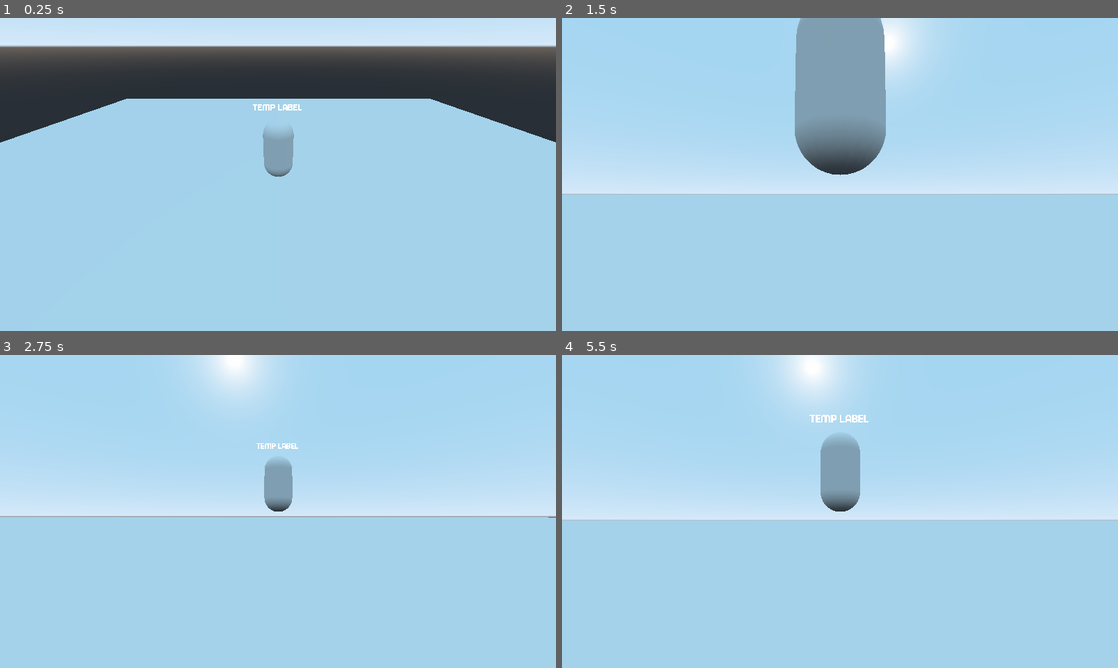
Above: before the commit, frames 1-4 (two rows, left to right).
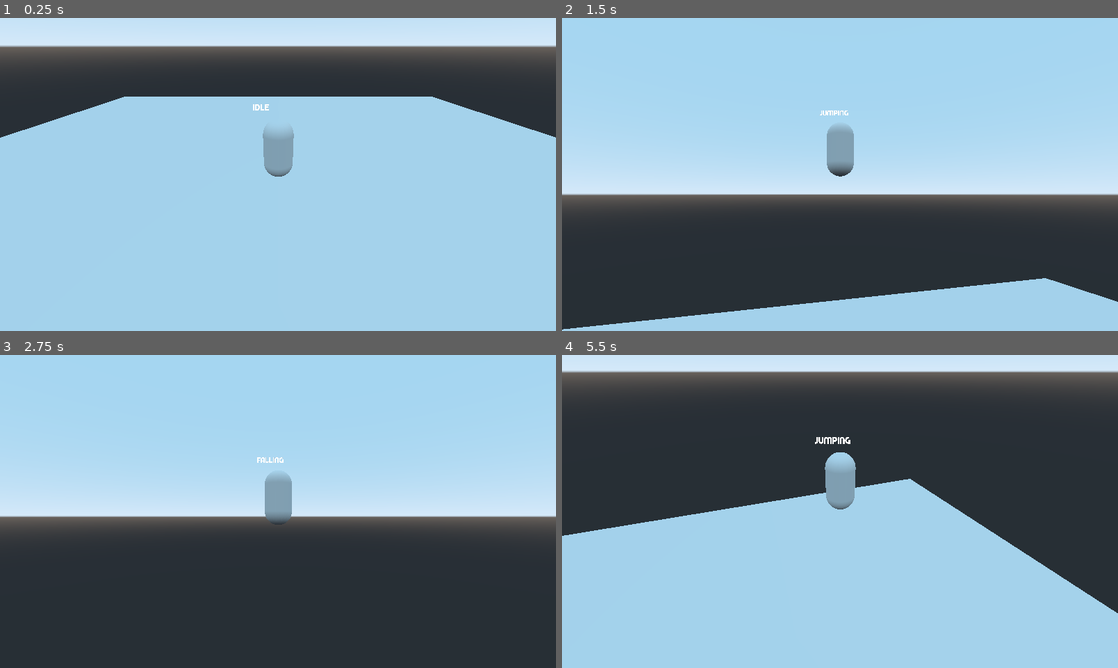
Above: after the commit, the same moments.

Repository: ChewieCB/LD49
Game: Godot game, scene res://src/levels/test_level/TestLevel.tscn
Same seed, same stepped clock (60 frames per second), same inputs: the game is played once before the commit and once after it. This scene is started directly instead of the project's main scene.
Inputs (mouse positions are in pixels of both pictures, inside the frame that each line leads up to):
- Up to frame 1 (0.25 s): no input
- Up to frame 2 (1.5 s): tap Enter at 0.5 s; move the mouse to (867, 174) at 0.52 s; hold Space (p1_jump) 0.53-1.28 s; hold W (p1_move_forwards) from 0.53 s (still down); move the mouse to (812, 174) at 1.27 s; tap Space (p1_jump) at 1.35 s
- Up to frame 3 (2.75 s): keep holding W (p1_move_forwards); tap Space (p1_jump) at 1.52, 1.82 s; move the mouse to (289, 505) at 2.02 s; hold Space (p1_jump) from 2.03 s (still down)
- Up to frame 4 (5.5 s): keep holding W (p1_move_forwards); move the mouse to (834, 517) at 2.77 s; release Space (p1_jump) at 2.78 s; tap Space (p1_jump) at 2.85, 3.02, 3.32, 4.35, 4.52, 4.82 s; move the mouse to (878, 514) at 3.52 s; hold Space (p1_jump) 3.53-4.28 s; tap R (reset) at 4.15 s; move the mouse to (795, 508) at 4.27 s; move the mouse to (845, 511) at 5.02 s; hold Space (p1_jump) from 5.03 s (still down)

The runs differ from the first frame. In frame 1, 1.0% of the frame differs, in the area x 0-100%, y 25-40%; in frame 2, 43%; in frame 3, 51%; in frame 4, 56%, in the area x 0-100%, y 0-83%.

Commit message:
Added Basic 3rd Person Movement States

Diff:
--- a/project.godot
+++ b/project.godot
@@ -65,7 +65,7 @@
 p1_move_left={
 "deadzone": 0.5,
 "events": [ Object(InputEventKey,"resource_local_to_scene":false,"resource_name":"","device":0,"alt":false,"shift":false,"control":false,"meta":false,"command":false,"pressed":false,"scancode":65,"unicode":0,"echo":false,"script":null)
-, Object(InputEventJoypadMotion,"resource_local_to_scene":false,"resource_name":"","device":0,"axis":1,"axis_value":1.0,"script":null)
+, Object(InputEventJoypadMotion,"resource_local_to_scene":false,"resource_name":"","device":0,"axis":0,"axis_value":-1.0,"script":null)
  ]
 }
 p1_move_right={
--- a/src/player/PlayerRig.tscn
+++ b/src/player/PlayerRig.tscn
@@ -6,7 +6,7 @@
 [node name="PlayerRig" type="Spatial"]
 
 [node name="CameraPivot" parent="." instance=ExtResource( 1 )]
-transform = Transform( -3.78552e-08, 2.18557e-08, 1, 0.5, 0.866025, 0, -0.866025, 0.5, -4.37114e-08, 0, 2.29103, 0 )
+transform = Transform( -3.78552e-08, 2.18557e-08, 1, 0.5, 0.866025, 0, -0.866025, 0.5, -4.37114e-08, 0, 3.69008, 0 )
 camera_target = NodePath("../Player")
 
 [node name="Player" parent="." instance=ExtResource( 2 )]
--- a/src/player/camera/CameraPivot.tscn
+++ b/src/player/camera/CameraPivot.tscn
@@ -8,7 +8,7 @@
 transform = Transform( -3.78552e-08, 2.18557e-08, 1, 0.5, 0.866025, 0, -0.866025, 0.5, -4.37114e-08, 0, 2, -1 )
 script = ExtResource( 1 )
 
-[node name="Camera" type="ClippedCamera" parent="."]
+[node name="Camera" type="Camera" parent="."]
 transform = Transform( -4.37114e-08, 0, 1, 0, 1, 0, -1, 0, -4.37114e-08, 16, 0, 0 )
 current = true
 near = 0.01
@@ -20,11 +20,9 @@
 shape = SubResource( 1 )
 
 [node name="MinRayCast" type="RayCast" parent="."]
-enabled = true
 cast_to = Vector3( 5, 0, 0 )
 
 [node name="MaxRayCast" type="RayCast" parent="."]
-enabled = true
 cast_to = Vector3( 16, 0, 0 )
 
 [node name="Tween" type="Tween" parent="."]
--- a/src/player/camera/camera_controller.gd
+++ b/src/player/camera/camera_controller.gd
@@ -62,11 +62,11 @@
 				Input.get_action_strength("p1_camera_up") - Input.get_action_strength("p1_camera_down")
 			) * 10
 
-			# Camera inversions
-			if not GlobalFlags.CAMERA_INVERT_X:
-				mouse_delta.x *= -1
-			if GlobalFlags.CAMERA_INVERT_Y:
-				mouse_delta.y *= -1
+		# Camera inversions
+		if not LocalSettings.CAMERA_INVERT_X:
+			mouse_delta.x *= -1
+		if LocalSettings.CAMERA_INVERT_Y:
+			mouse_delta.y *= -1
 
 		#
 		var yaw_dir = mouse_delta.x
--- a/src/player/player/Player.tscn
+++ b/src/player/player/Player.tscn
@@ -1,7 +1,13 @@
-[gd_scene load_steps=5 format=2]
+[gd_scene load_steps=11 format=2]
 
 [ext_resource path="res://src/player/player/player.gd" type="Script" id=1]
 [ext_resource path="res://src/player/StatusLabels.tscn" type="PackedScene" id=2]
+[ext_resource path="res://src/player/state_machine/state_machine.gd" type="Script" id=3]
+[ext_resource path="res://src/player/state_machine/states/_movement.gd" type="Script" id=4]
+[ext_resource path="res://src/player/state_machine/states/idle.gd" type="Script" id=5]
+[ext_resource path="res://src/player/state_machine/states/running.gd" type="Script" id=6]
+[ext_resource path="res://src/player/state_machine/states/jumping.gd" type="Script" id=7]
+[ext_resource path="res://src/player/state_machine/states/falling.gd" type="Script" id=8]
 
 [sub_resource type="CapsuleShape" id=1]
 height = 2.0
@@ -23,8 +29,33 @@
 material/0 = null
 
 [node name="StateMachine" type="Node" parent="."]
+script = ExtResource( 3 )
+initial_state_path = NodePath("Movement/Idle")
+
+[node name="Movement" type="Node" parent="StateMachine"]
+script = ExtResource( 4 )
+
+[node name="Idle" type="Node" parent="StateMachine/Movement"]
+script = ExtResource( 5 )
+
+[node name="Running" type="Node" parent="StateMachine/Movement"]
+script = ExtResource( 6 )
+
+[node name="Jumping" type="Node" parent="StateMachine/Movement"]
+script = ExtResource( 7 )
+
+[node name="Falling" type="Node" parent="StateMachine/Movement"]
+script = ExtResource( 8 )
 
 [node name="DurabilityStateMachine" type="Node" parent="."]
+
+[node name="DurabilityParent" type="Node" parent="DurabilityStateMachine"]
+
+[node name="Solid" type="Node" parent="DurabilityStateMachine/DurabilityParent"]
+
+[node name="Damaged" type="Node" parent="DurabilityStateMachine/DurabilityParent"]
+
+[node name="Eroded" type="Node" parent="DurabilityStateMachine/DurabilityParent"]
 
 [node name="AudioPlayer" type="Node" parent="."]
 
--- a/src/player/player/player.gd
+++ b/src/player/player/player.gd
@@ -3,7 +3,7 @@
 
 #onready var fadeout = $UI/Fadeout
 
-onready var default_collider = $DefaultCollisionShape
+onready var default_collider = $CollisionShape
 #onready var slope_raycast = $SlopeRayCast
 #onready var impassable_raycast = $Collision/ImpassableRayCast
 #onready var knockback_raycasts = $Collision/KnockbackRayCasts.get_children()
--- a/src/player/state_machine/state.gd
+++ b/src/player/state_machine/state.gd
@@ -13,6 +13,12 @@
 
 # Using the same class, i.e. State as a type hint causes a memory leak in Godot 3.2
 var _parent = null
+
+# Asset import drop in here
+# TODO - replace this type hint with a more specific class_name one when the
+# script is written.
+export (Resource) var skin = null
+export (Resource) var audio_player = null
 
 
 func _ready():
--- /dev/null
+++ b/src/player/state_machine/states/_movement.gd
@@ -0,0 +1,92 @@
+extends State
+# Parent state for all movement-related states for the Player
+# Holds all of the base movement logic
+# Child states can override this states's functions or change its properties
+# This keeps the logic grouped in one location
+
+# These should be fallback defaults
+# TODO: Make these null and raise an exception to indicate bad State extension
+#       to better separate movement vars.
+export var max_speed = 0
+export var move_speed = 20
+export var gravity = -80.0
+export var jump_impulse = 35
+
+var velocity := Vector3.ZERO
+var input_direction = Vector3.ZERO
+var move_direction = Vector3.ZERO
+
+
+func enter(_msg: Dictionary = {}):
+	audio_player = null #_actor.audio_player
+	skin = null #_actor.skin
+
+
+func physics_process(delta: float):
+	# Debug Reset
+	if Input.is_action_pressed("reset"):
+		if GlobalFlags.PLAYER_CONTROLS_ACTIVE == true:
+			get_tree().reload_current_scene()
+	elif Input.is_action_pressed("quit"):
+		GlobalFlags.PLAYER_CONTROLS_ACTIVE = true
+		get_tree().quit()
+
+	# Movement
+	#
+	if GlobalFlags.PLAYER_CONTROLS_ACTIVE:
+		input_direction = get_input_direction()
+	else:
+		input_direction = Vector3.ZERO
+
+	move_direction = calculate_movement_direction(input_direction, delta)
+
+	velocity = calculate_velocity(velocity, move_direction, delta)
+	velocity = _actor.move_and_slide(velocity, Vector3.UP, true, 4, 0.785398, false)
+
+
+func get_input_direction():
+	var input_vector =  Vector3(
+		Input.get_action_strength("p1_move_right") - Input.get_action_strength("p1_move_left"),
+		0,
+		Input.get_action_strength("p1_move_backwards") - Input.get_action_strength("p1_move_forwards")
+	)
+
+	return input_vector
+
+
+func calculate_movement_direction(input_direction, delta):
+	var forwards := Vector3.ZERO
+	var right := Vector3.ZERO
+
+	# We calculate a move direction vector relative to the camera,
+	# the basis stores the (right, up, -forwards) vectors of our camera.
+	forwards = input_direction.z * _actor.camera.global_transform.basis.z
+	right = input_direction.x * _actor.camera.global_transform.basis.x
+	move_direction = forwards + right
+
+	if move_direction.length() > 1.0:
+		move_direction = move_direction.normalized()
+		move_direction.y = 0
+
+	# Rotation
+	if move_direction != Vector3.ZERO:
+		# Get the angle in the y-axis via atan2
+		var movement_angle = atan2(move_direction.x, move_direction.z) + PI
+		# lerp_angle prevents the flip-flopping between 0 and 360 degrees
+#		for element in _actor.rotateable:
+#			element.rotation.y = lerp_angle(
+#				element.rotation.y,
+#				movement_angle,
+#				0.2
+#			)
+
+	return move_direction
+
+
+func calculate_velocity(velocity_current: Vector3, _move_direction: Vector3, delta: float):
+	var velocity_new = move_direction * move_speed
+	if velocity_new.length() > max_speed:
+		velocity_new = velocity_new.normalized() * max_speed
+	velocity_new.y = velocity_current.y + gravity * delta
+
+	return velocity_new
--- /dev/null
+++ b/src/player/state_machine/states/falling.gd
@@ -0,0 +1,60 @@
+extends State
+# State for when the player is falling
+
+onready var coyote_time = Timer.new()
+onready var was_on_floor = false
+
+export var max_speed = 20.0
+export var move_speed = 20.0
+export var gravity = -80.0
+export var jump_impulse = 30
+
+
+func enter(msg: Dictionary = {}):
+	_parent.enter()
+	_parent.max_speed = max_speed
+	_parent.move_speed = move_speed
+	_parent.jump_impulse = jump_impulse
+	#
+#	audio_player.transition_to(audio_player.States.FALL)
+
+	match msg:
+		{"was_on_floor": var _was_on_floor}:
+			was_on_floor = _was_on_floor
+	# Add coyote timer if falling off a ledge
+	if was_on_floor:
+		coyote_time.one_shot = true
+		coyote_time.wait_time = 0.2
+		if not coyote_time.is_connected("timeout", self, "_on_coyote_time_timeout"):
+			coyote_time.connect("timeout", self, "_on_coyote_time_timeout")
+		if not coyote_time in get_children():
+			add_child(coyote_time)
+			coyote_time.start()
+
+
+func physics_process(delta: float):
+	_parent.physics_process(delta)
+	if _actor.is_on_floor():
+		if _parent.input_direction == Vector3.ZERO:
+			# Idle
+			_state_machine.transition_to("Movement/Idle")
+		else:
+			# Walking
+			_state_machine.transition_to("Movement/Running")
+	else:
+		# Coyote Time jumping
+		if Input.is_action_pressed("p1_jump") and not coyote_time.is_stopped():
+			coyote_time.stop()
+			_state_machine.transition_to(
+				"Movement/Jumping",
+				{"was_on_floor": _actor.is_on_floor()}
+			)
+
+
+func exit():
+#	audio_player.transition_to(audio_player.States.LAND)
+	_parent.exit()
+
+
+func _on_coyote_time_timeout():
+	remove_child(coyote_time)
--- /dev/null
+++ b/src/player/state_machine/states/idle.gd
@@ -0,0 +1,38 @@
+extends State
+# State for when there is no movement input
+# Supports triggering jump after the player has started to fall
+
+
+func enter(_msg: Dictionary = {}):
+	_parent.velocity = Vector3.ZERO
+	_parent.enter()
+	#
+#	skin.transition_to(skin.States.IDLE)
+#	yield(audio_player.audio_player, "finished")
+#	audio_player.stop_audio()
+
+
+func unhandled_input(event: InputEvent):
+	_parent.unhandled_input(event)
+
+
+func physics_process(delta: float):
+	_parent.physics_process(delta)
+	if _actor.is_on_floor():
+		# Stationary Jumping
+		if Input.is_action_pressed("p1_jump"):
+			_state_machine.transition_to("Movement/Jumping")
+		if _parent.input_direction != Vector3.ZERO:
+			# Walking
+			for _input in ["p1_move_forwards", "p1_move_left", "p1_move_backwards", "p1_move_right"]:
+				if Input.is_action_pressed(_input):
+					_state_machine.transition_to("Movement/Running")
+		elif _parent.velocity.y < -0.1:
+			_state_machine.transition_to(
+				"Movement/Falling",
+				{"was_on_floor": _actor.is_on_floor()}
+			)
+
+
+func exit():
+	_parent.exit()
--- /dev/null
+++ b/src/player/state_machine/states/jumping.gd
@@ -0,0 +1,31 @@
+extends State
+# State for when the player is jumping
+
+export var jump_velocity = 35
+
+
+func enter(_msg: Dictionary = {}):
+	_parent.enter()
+#	_parent.velocity.x *= 2
+#	_parent.velocity.z *= 2
+	_parent.velocity += Vector3(0, jump_velocity, 0)
+
+	#
+#	audio_player.transition_to(audio_player.States.JUMP)
+#	skin.transition_to(skin.States.JUMP)
+
+
+func physics_process(delta: float):
+	_parent.physics_process(delta)
+	if _actor.is_on_ceiling():
+		_parent.velocity.y = 0
+	# Transition to Falling at peak of jump
+	if _parent.velocity.y <= 0:
+		_state_machine.transition_to(
+				"Movement/Falling",
+				{"was_on_floor": false}
+			)
+
+
+func exit():
+	_parent.exit()
--- /dev/null
+++ b/src/player/state_machine/states/running.gd
@@ -0,0 +1,45 @@
+extends State
+# Basic state when the player is moving around until jumping or lack of input
+
+export var max_speed = 20.0
+export var move_speed = 20.0
+export var gravity = -80.0
+export var jump_impulse = 30
+
+
+func enter(_msg: Dictionary = {}):
+	_parent.enter()
+	_parent.max_speed = max_speed
+	_parent.move_speed = move_speed
+	_parent.jump_impulse = jump_impulse
+	#
+#	audio_player.transition_to(audio_player.States.WALK)
+#	skin.transition_to(skin.States.WALK)
+
+
+func unhandled_input(event: InputEvent):
+	_parent.unhandled_input(event)
+
+
+func physics_process(delta: float):
+	_parent.physics_process(delta)
+	# Idle
+	if _parent.input_direction == Vector3.ZERO:
+		_state_machine.transition_to("Movement/Idle")
+	else:
+		if _actor.is_on_floor():
+			# Jumping
+			if Input.is_action_pressed("p1_jump"):
+				_state_machine.transition_to("Movement/Jumping")
+		# Falling
+		else:
+			if _parent.velocity.y < 0:
+				_state_machine.transition_to(
+					"Movement/Falling",
+					{"was_on_floor": true}
+				)
+
+
+func exit():
+#	audio_player.stop_audio()
+	_parent.exit()
--- a/src/ui/main_menu/settings/settings.gd
+++ b/src/ui/main_menu/settings/settings.gd
@@ -11,7 +11,7 @@
 var FULLSCREEN = true setget set_FULLSCREEN
 var SCREEN_SIZE = Vector2(1920, 1080) setget set_SCREEN_SIZE
 var FOV = 90 setget set_FOV
-var LOOK_SENSITIVITY = 15 setget set_LOOK_SENSITIVITY
+var LOOK_SENSITIVITY = 20 setget set_LOOK_SENSITIVITY
 var CAMERA_INVERT_X = false setget set_CAMERA_INVERT_X
 var CAMERA_INVERT_Y = false setget set_CAMERA_INVERT_Y
 var SFX_VOLUME = 10 setget set_SFX_VOLUME
